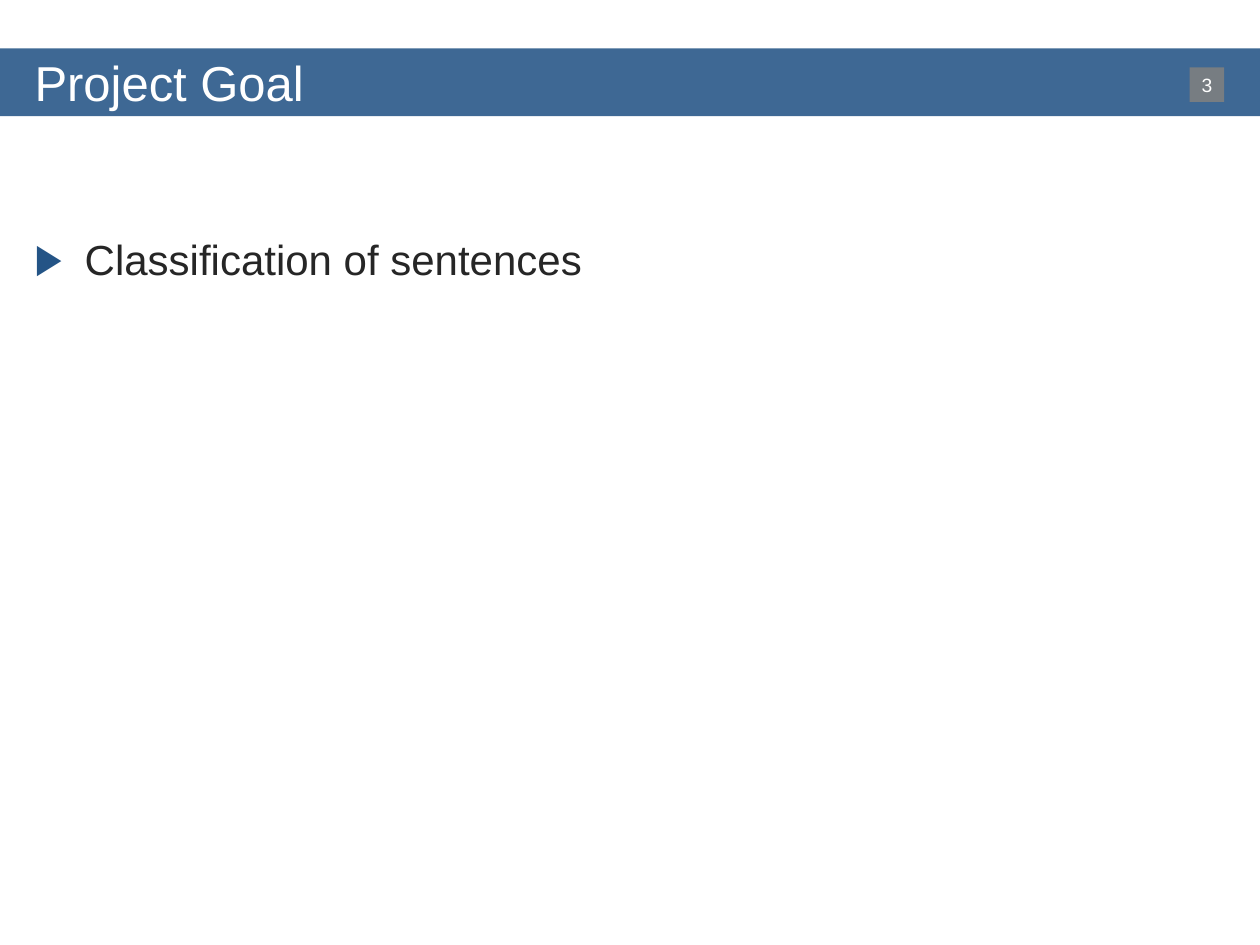
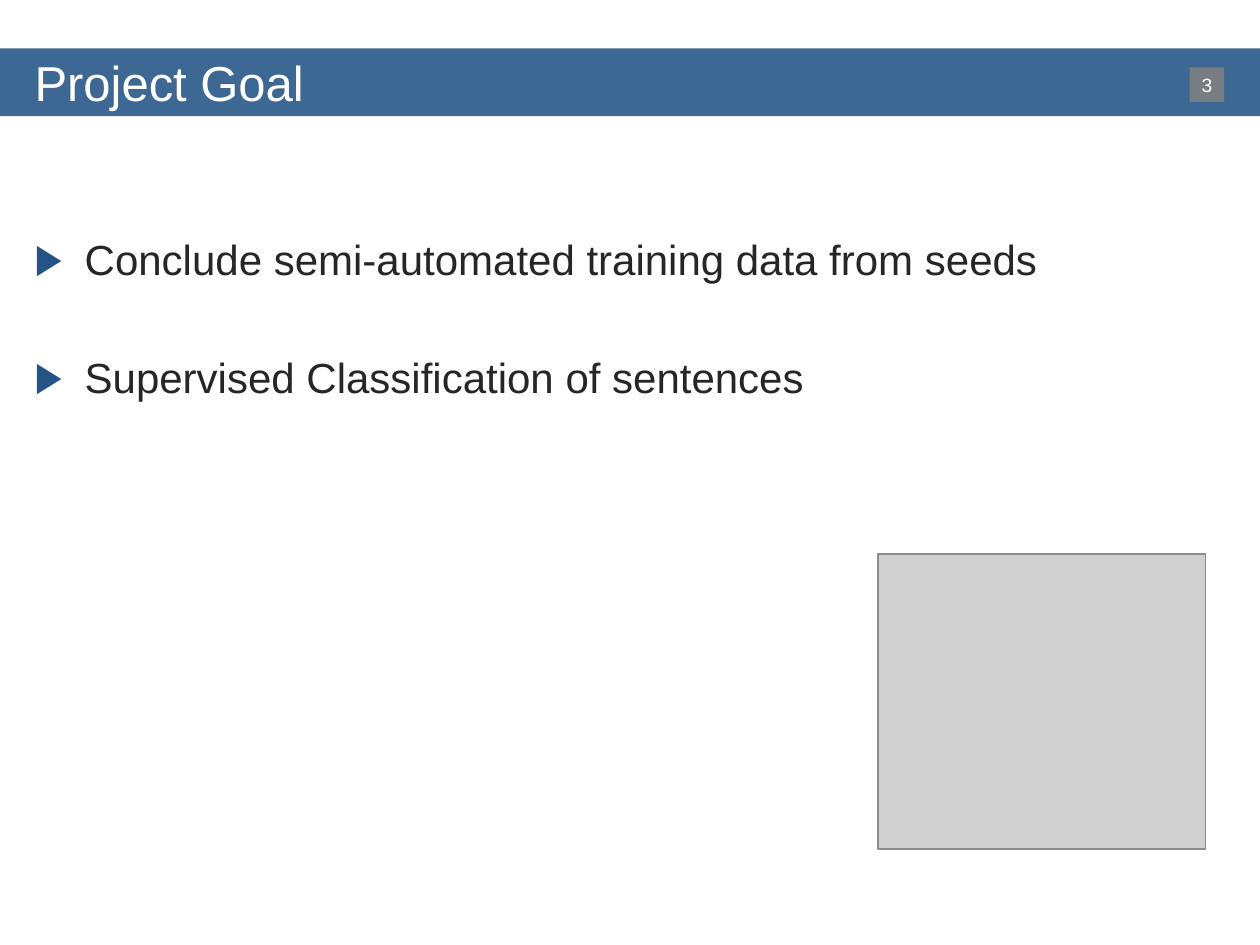
Before and after one commit to bequiet88/WebMining, a slide deck: slide 3 of LaTeX/Presentation/Presentation.pptx. Drawn at 1260x945 pixels with LibreOffice and Linux fonts; fonts in the diff are those of the drawing; grey boxes stand for pictures; background and template pictures are left out. Boxes give left, top, right and bottom in pixels: in the first picture for what was removed or moved away, otherwise in the second. Text is boxed around its words. In the diff, an @@ line names an element or a change of style, - is before the commit and + after.

```diff
--- a/LaTeX/Presentation/Presentation.pptx
+++ b/LaTeX/Presentation/Presentation.pptx
@@ text at bbox=[85, 244, 1037, 401]: text changed @@
-▶ Classification of sentences
+▶ Conclude semi-automated training data from seeds
+▶ Supervised Classification of sentences
@@ picture added at bbox=[878, 554, 1206, 849] @@
```
Also in this commit, not shown: 3 other slides changed.
